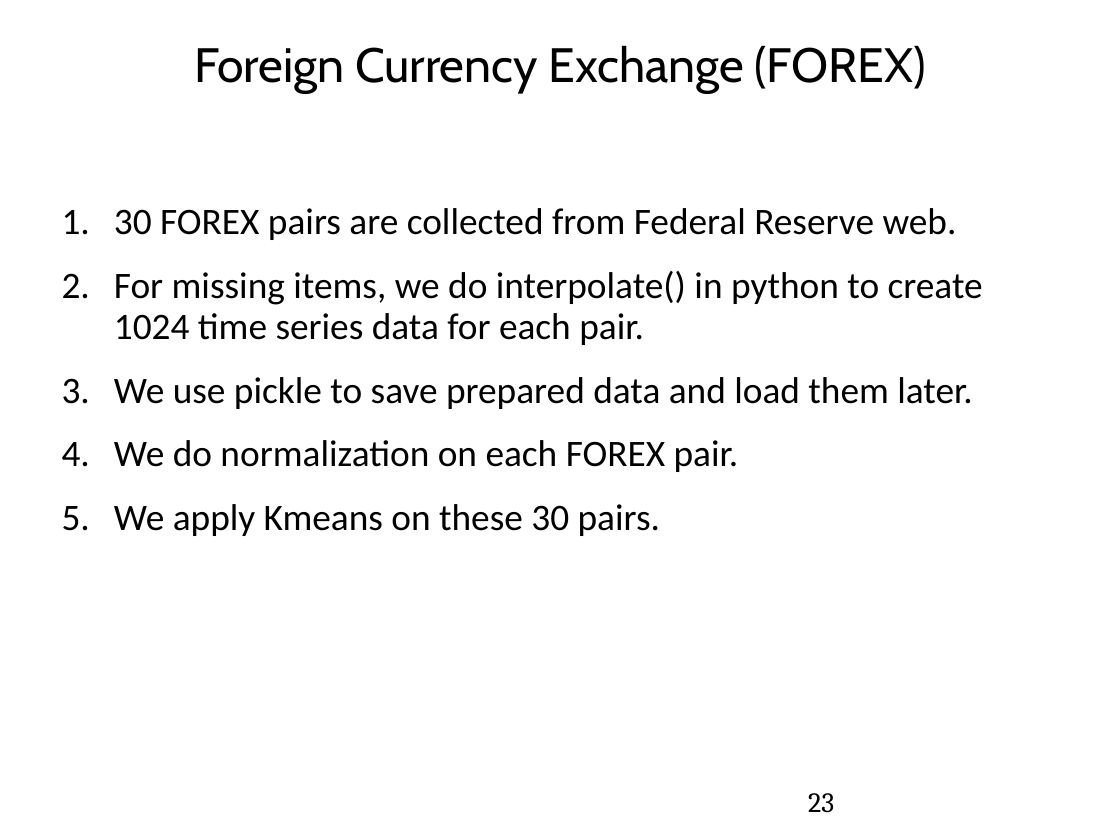
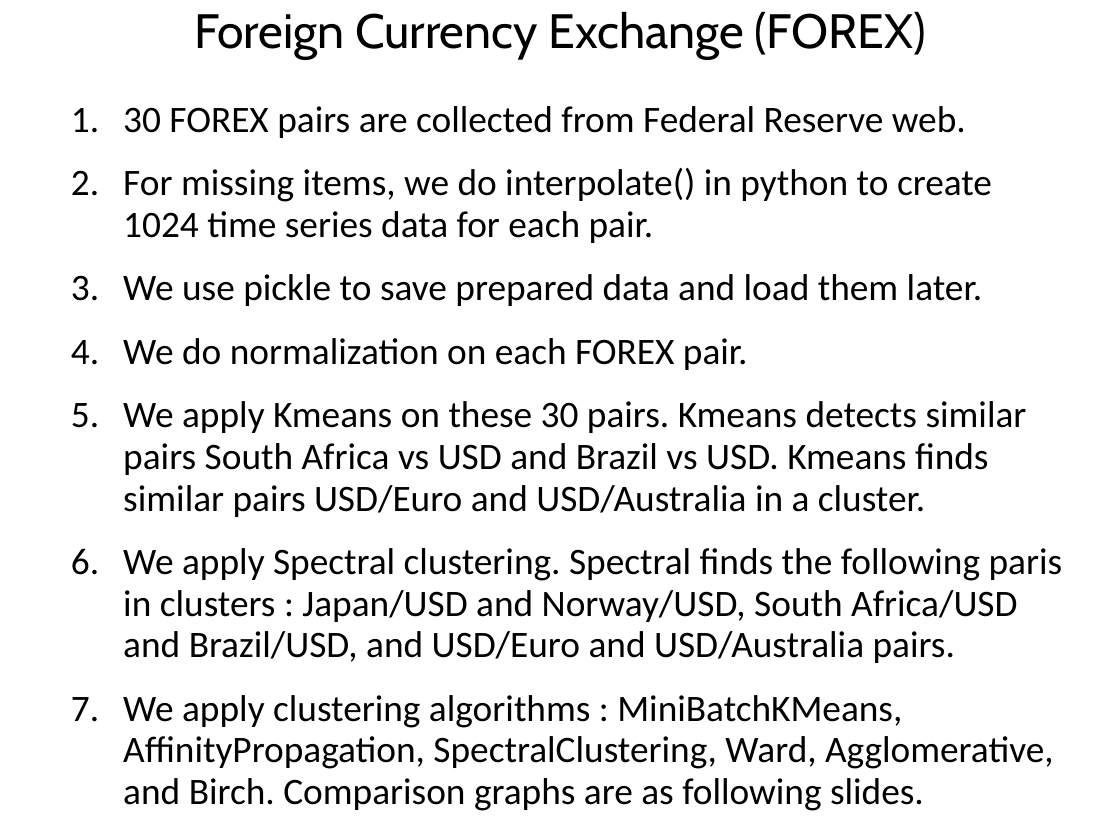
Before and after one commit to SsureyMoon/Ucsc-clustering, a slide deck: slide 23 of presentation/Final- WaveletBasedClusteringOfTimeSeries 3.pptx. Drawn at 1120x840 pixels with LibreOffice and Linux fonts; fonts in the diff are those of the drawing. Boxes give left, top, right and bottom in pixels: in the first picture for what was removed or moved away, otherwise in the second. Text is boxed around its words. In the diff, an @@ line names an element or a change of style, - is before the commit and + after.

Commit message:
FOREX slides 23-27 (more complete work) and a few FOREX graph files

```diff
--- a/presentation/Final- WaveletBasedClusteringOfTimeSeries 3.pptx
+++ b/presentation/Final- WaveletBasedClusteringOfTimeSeries 3.pptx
@@ title "Foreign Currency Exchange (FOREX)": place and size @@
-title "Foreign Currency Exchange (FOREX)" at (194,45,926,94)
+title "Foreign Currency Exchange (FOREX)" at (194,11,926,60)
@@ text "30 FOREX pairs are collected ...": place and size @@
-text "30 FOREX pairs are collected ..." at (114,208,983,536)
+text "30 FOREX pairs are collected ..." at (123,106,1063,811)
@@ text at (123,401,1063,811): text changed @@
-5. We apply Kmeans on these 30 pairs.
+5. We apply Kmeans on these 30 pairs. Kmeans detects similar pairs South Africa vs USD and Brazil vs USD. Kmeans finds similar pairs USD/Euro and USD/Australia in a cluster.
+6. We apply Spectral clustering. Spectral finds the following paris in clusters : Japan/USD and Norway/USD, South Africa/USD and Brazil/USD, and USD/Euro and USD/Australia pairs.
+7. We apply clustering algorithms : MiniBatchKMeans, AffinityPropagation, SpectralClustering, Ward, Agglomerative, and Birch. Comparison graphs are as following slides.
@@ page number removed at (808,793,834,813) @@
-23
```
Also in this commit, not shown: 4 slides added, 4 other files.
